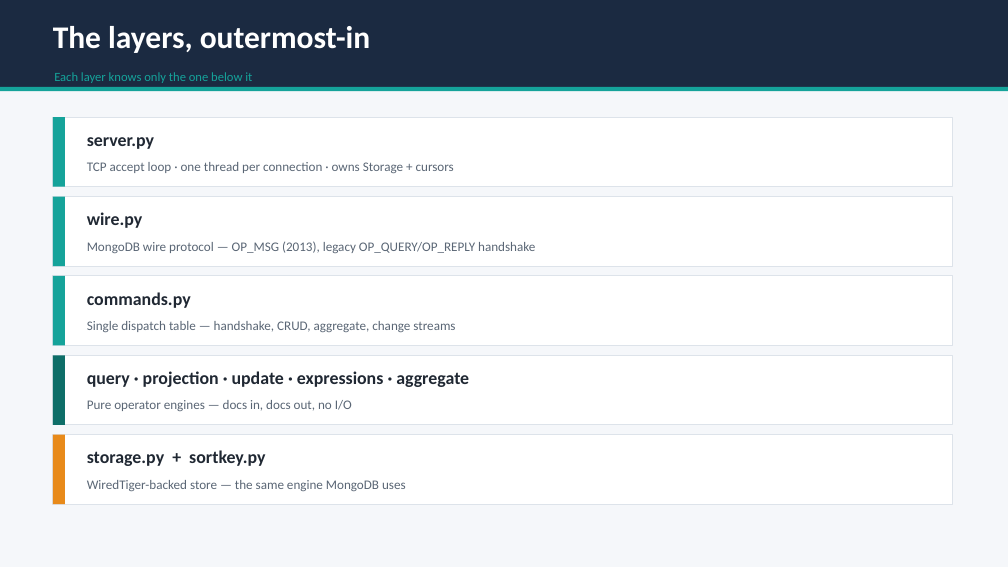
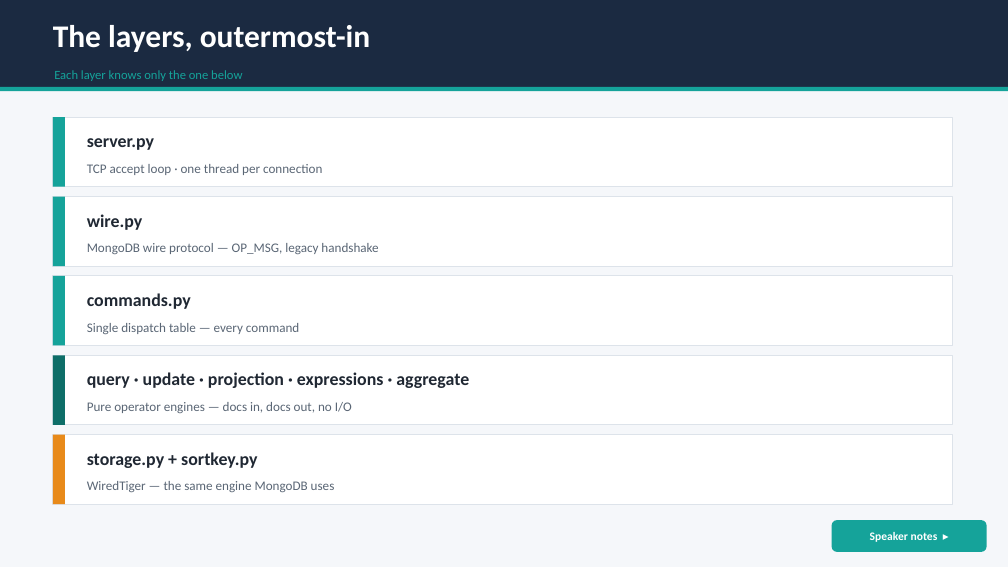
Before and after one commit to jdrumgoole/SecantusDB, a slide deck: slide 11 of docs/presentations/SecantusDB-overview.pptx. Drawn at 1008x567 pixels with LibreOffice and Linux fonts; fonts in the diff are those of the drawing. Boxes give left, top, right and bottom in pixels: in the first picture for what was removed or moved away, otherwise in the second. Text is boxed around its words. In the diff, an @@ line names an element or a change of style, - is before the commit and + after.

```diff
--- a/docs/presentations/SecantusDB-overview.pptx
+++ b/docs/presentations/SecantusDB-overview.pptx
@@ text at box(54, 70, 242, 81): text changed @@
-Each layer knows only the one below it
+Each layer knows only the one below
@@ text at box(87, 164, 322, 175): text changed @@
-TCP accept loop · one thread per connection · owns Storage + cursors
+TCP accept loop · one thread per connection
@@ text at box(87, 243, 378, 254): text changed @@
-MongoDB wire protocol — OP_MSG (2013), legacy OP_QUERY/OP_REPLY handshake
+MongoDB wire protocol — OP_MSG, legacy handshake
@@ text at box(87, 323, 299, 334): text changed @@
-Single dispatch table — handshake, CRUD, aggregate, change streams
+Single dispatch table — every command
@@ text at box(87, 372, 469, 388): text changed @@
-query · projection · update · expressions · aggregate
+query · update · projection · expressions · aggregate
@@ text "storage.py + sortkey.py" rewrapped from box(87, 450, 265, 466) to box(87, 452, 257, 468) @@
@@ text at box(87, 481, 335, 492): text changed @@
-WiredTiger-backed store — the same engine MongoDB uses
+WiredTiger — the same engine MongoDB uses
@@ rounded rectangle added at box(832, 520, 987, 552), fill #15A39A, 11 pt, text #FFFFFF, bold @@
+Speaker notes ▸
```
Also in this commit, not shown: 26 other slides changed, 28 slides added.
